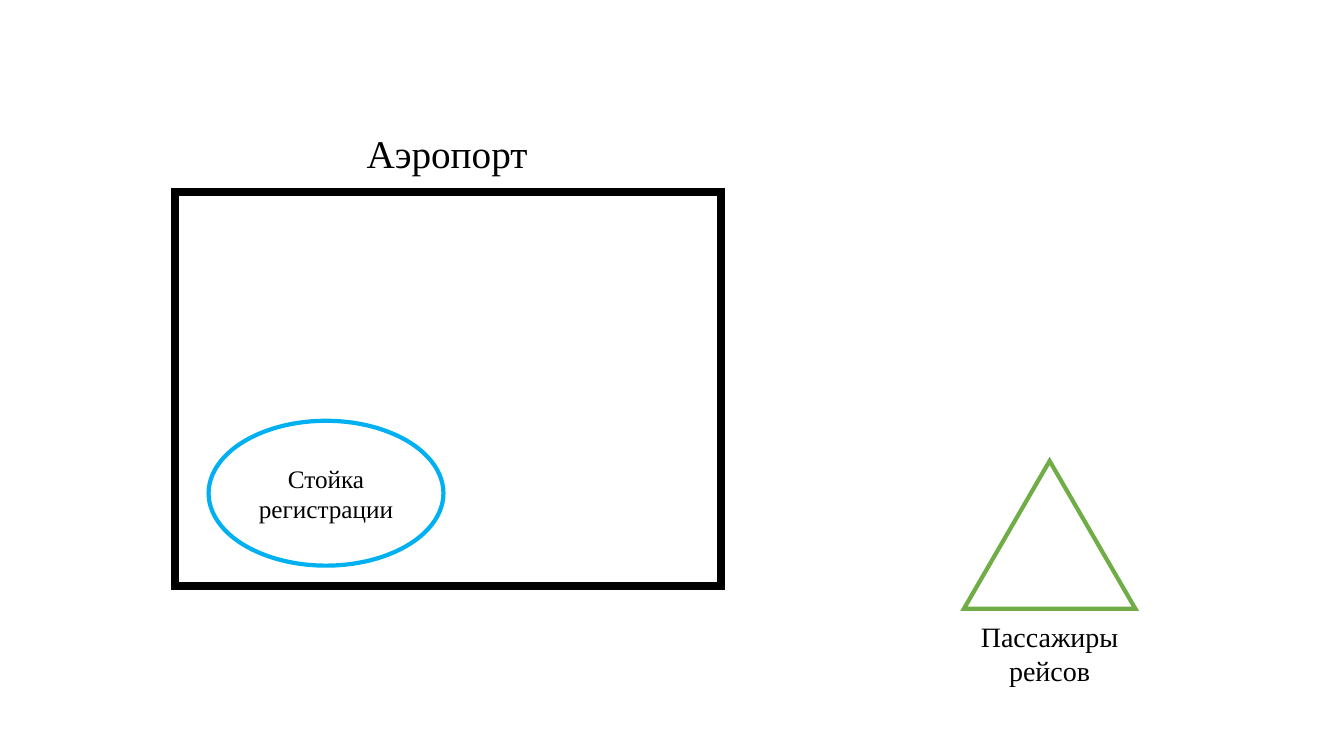
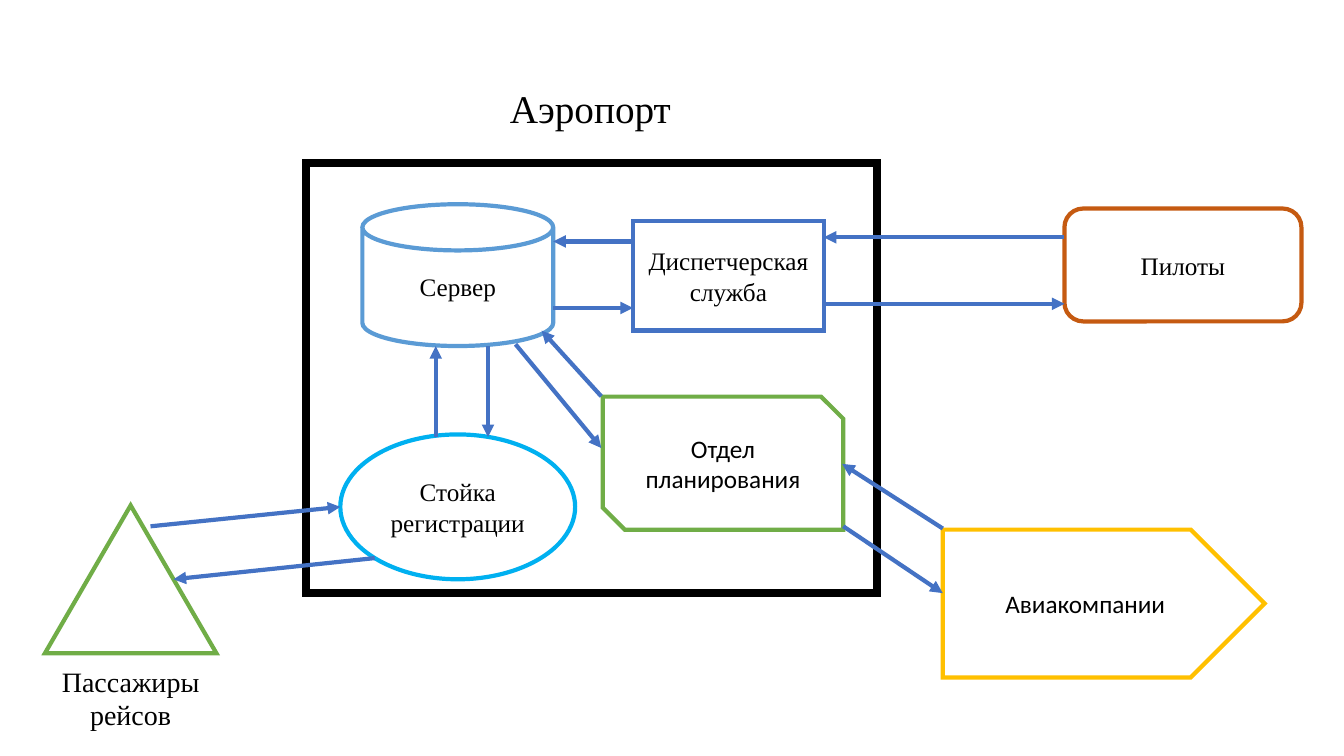
Before and after one commit to Astrarog/HSE, a slide deck: slide 1 of ОИБ/Курсач.pptx. Drawn at 1344x756 pixels with LibreOffice and Linux fonts; fonts in the diff are those of the drawing. Boxes give left, top, right and bottom in pixels: in the first picture for what was removed or moved away, otherwise in the second. Text is boxed around its words. In the diff, an @@ line names an element or a change of style, - is before the commit and + after.

```diff
--- a/ОИБ/Курсач.pptx
+++ b/ОИБ/Курсач.pptx
@@ text "Аэропорт": place and size @@
-text "Аэропорт" at <box>367,142,528,176</box>
+text "Аэропорт" at <box>510,97,671,130</box>
@@ rectangle: place and size @@
-rectangle at <box>175,192,722,586</box>
+rectangle at <box>307,163,878,594</box>
@@ cylinder added at <box>362,205,553,347</box>, fill #FFFFFF, outline #5B9BD5 3 pt, 18 pt, text #000000 @@
+Сервер
@@ rounded rectangle added at <box>1065,209,1302,322</box>, fill #FFFFFF, outline #C55A11 3 pt, 18 pt, text #000000 @@
+Пилоты
@@ rectangle added at <box>633,221,824,331</box>, fill #FFFFFF, outline #4472C4 3 pt, 18 pt, text #000000 @@
+Диспетчерская служба
@@ arrow added from (1065, 237) to (824, 237), #4472C4 3 pt @@
@@ arrow added from (633, 242) to (554, 242), #4472C4 3 pt @@
@@ arrow added from (554, 309) to (633, 309), #4472C4 3 pt @@
@@ arrow added from (824, 303) to (1065, 303), #4472C4 3 pt @@
@@ arrow added from (436, 438) to (436, 346), #4472C4 3 pt @@
@@ arrow added from (488, 346) to (488, 438), #4472C4 3 pt @@
@@ arrow added from (515, 345) to (602, 448), #4472C4 3 pt @@
@@ arrow added from (602, 396) to (541, 331), #4472C4 3 pt @@
@@ snip diag rect added at <box>603,396,844,529</box>, fill #FFFFFF, outline #70AD47 3 pt, 18 pt, text #000000 @@
+Отдел планирования
@@ ellipse "Стойка": place and size @@
-ellipse "Стойка" at <box>209,420,444,566</box>
+ellipse "Стойка" at <box>341,435,576,580</box>
@@ arrow added from (943, 528) to (842, 464), #4472C4 3 pt @@
@@ triangle: place and size @@
-triangle at <box>964,461,1135,609</box>
+triangle at <box>45,505,217,653</box>
@@ arrow added from (150, 526) to (341, 507), #4472C4 3 pt @@
@@ arrow added from (844, 526) to (943, 593), #4472C4 3 pt @@
@@ pentagon arrow added at <box>943,529,1264,678</box>, fill #FFFFFF, outline #FFC000 3 pt, 18 pt, text #000000 @@
+Авиакомпании
@@ arrow added from (375, 559) to (173, 580), #4472C4 3 pt @@
@@ text "Пассажиры рейсов": place and size @@
-text "Пассажиры рейсов" at <box>981,628,1118,686</box>
+text "Пассажиры рейсов" at <box>62,673,199,731</box>
```
Also in this commit, not shown: 4 other files.
